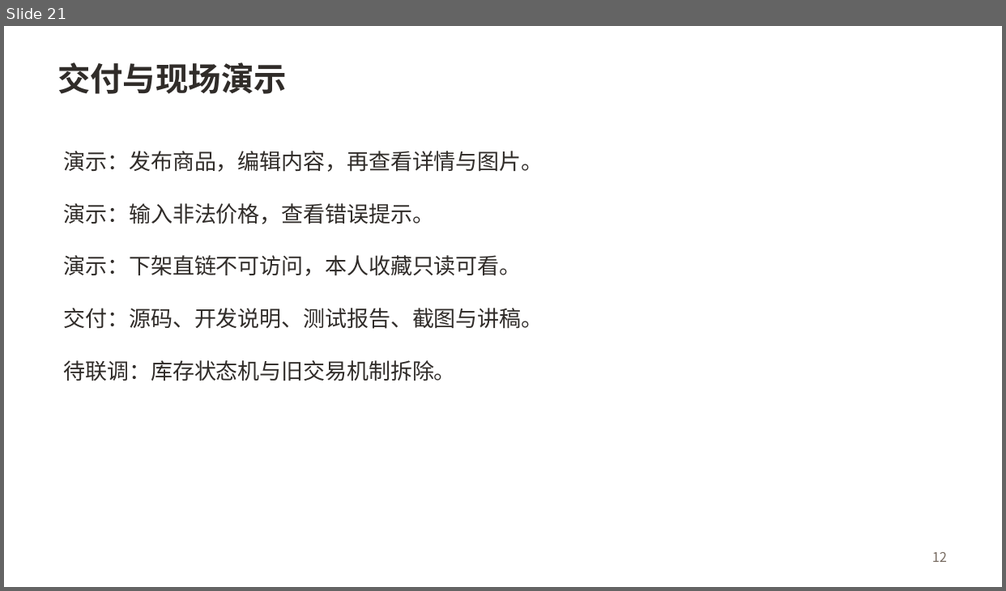
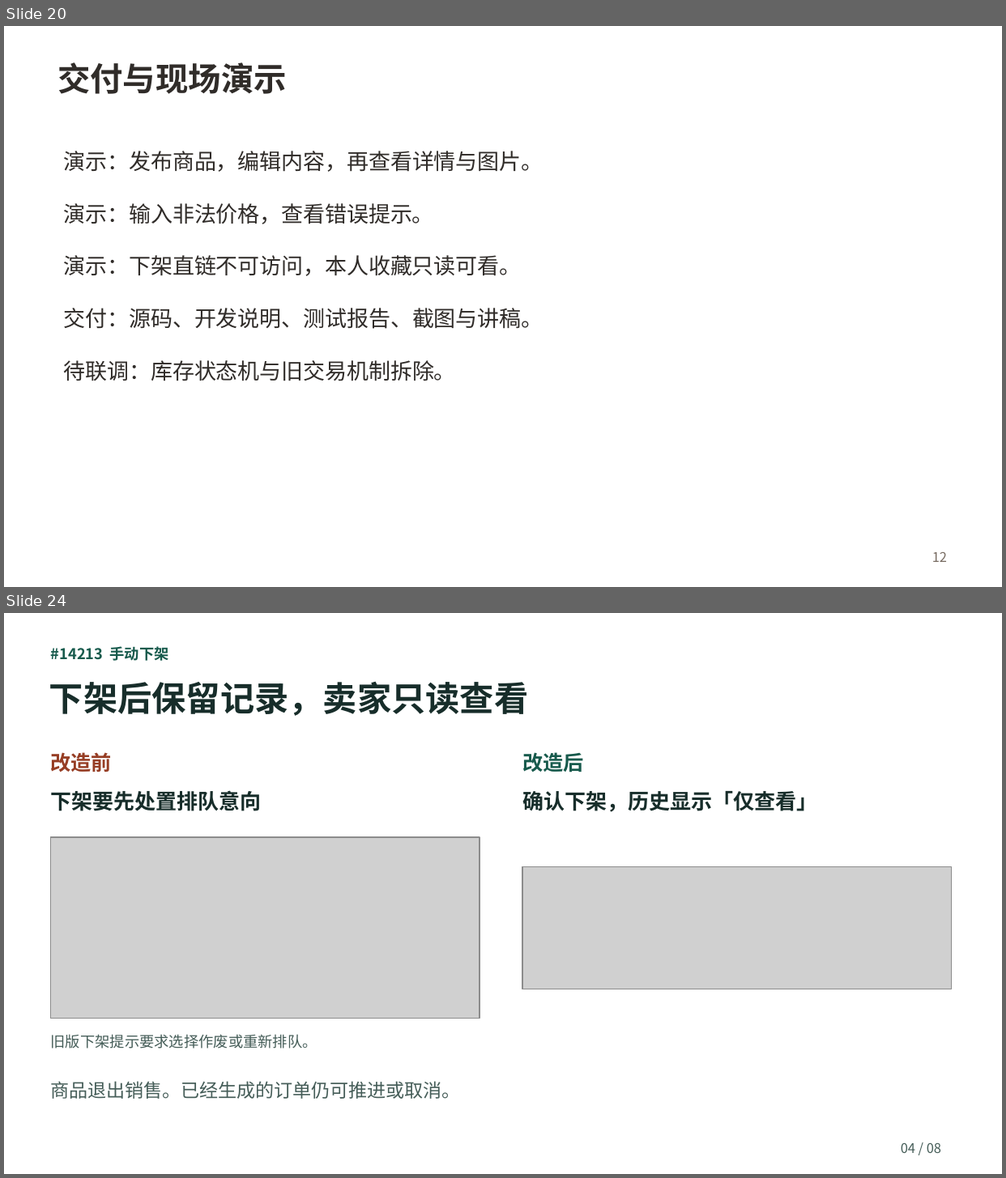
Before and after one commit to hds556/se-course-project, a slide deck: 成果物/第二组第四次阶段性评审报告.pptx. Shown one above the other, each under a label of ours: slide 21 before the commit, slides 20 and 24 after it; the slides between them are not shown. The pictures are 1006x591 and 1006x1178 pixels, drawn with LibreOffice and Linux fonts; fonts in the diff are those of the drawing; grey boxes stand for pictures. Boxes give left, top, right and bottom in pixels: in the first picture for what was removed or moved away, otherwise in the second. Text is boxed around its words. In the diff, an @@ line names an element or a change of style, - is before the commit and + after.

```diff
--- a/成果物/第二组第四次阶段性评审报告.pptx
+++ b/成果物/第二组第四次阶段性评审报告.pptx
@@ slide 24 added at [4, 613, 1002, 1174], background #FFFFFF @@
@@ text added at [51, 646, 169, 661], 10.7 pt, text #175A4C, bold @@
+#14213 手动下架
@@ text added at [49, 681, 528, 716], 24.8 pt, text #172D2A, bold @@
+下架后保留记录，卖家只读查看
@@ text added at [51, 752, 112, 772], 14.7 pt, text #963D24, bold @@
+改造前
@@ text added at [522, 752, 583, 773], 14.7 pt, text #175A4C, bold @@
+改造后
@@ text added at [51, 790, 262, 811], 15.2 pt, text #172D2A, bold @@
+下架要先处置排队意向
@@ text added at [522, 791, 817, 812], 15.2 pt, text #172D2A, bold @@
+确认下架，历史显示「仅查看」
@@ picture added at [51, 837, 480, 1019] @@
@@ picture added at [523, 867, 952, 989] @@
@@ text added at [51, 1034, 317, 1049], 10.7 pt, text #455D58 @@
+旧版下架提示要求选择作废或重新排队。
@@ text added at [51, 1081, 461, 1099], 13.5 pt, text #455D58 @@
+商品退出销售。已经生成的订单仍可推进或取消。
@@ text added at [901, 1144, 941, 1153], 9.6 pt, text #455D58 @@
+04 / 08
@@ what was slide 21 is now slide 20 @@
```
Also in this commit, not shown: 6 slides changed, 10 other slides added, 5 slides removed, 1 other file.
